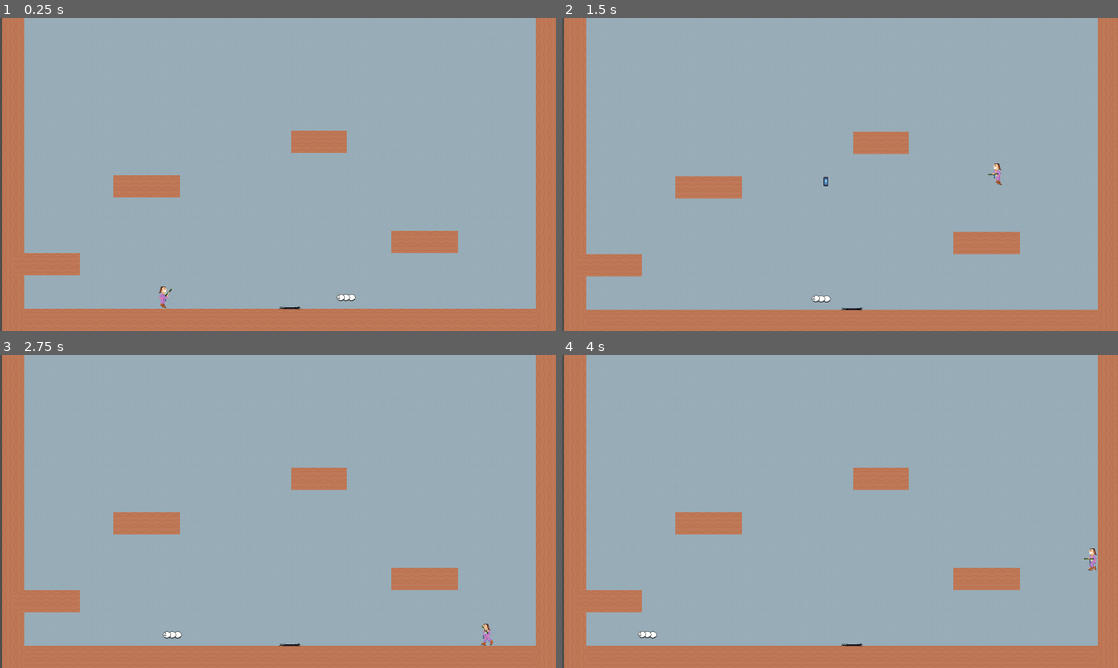
Above: before the commit, frames 1-4 (two rows, left to right).
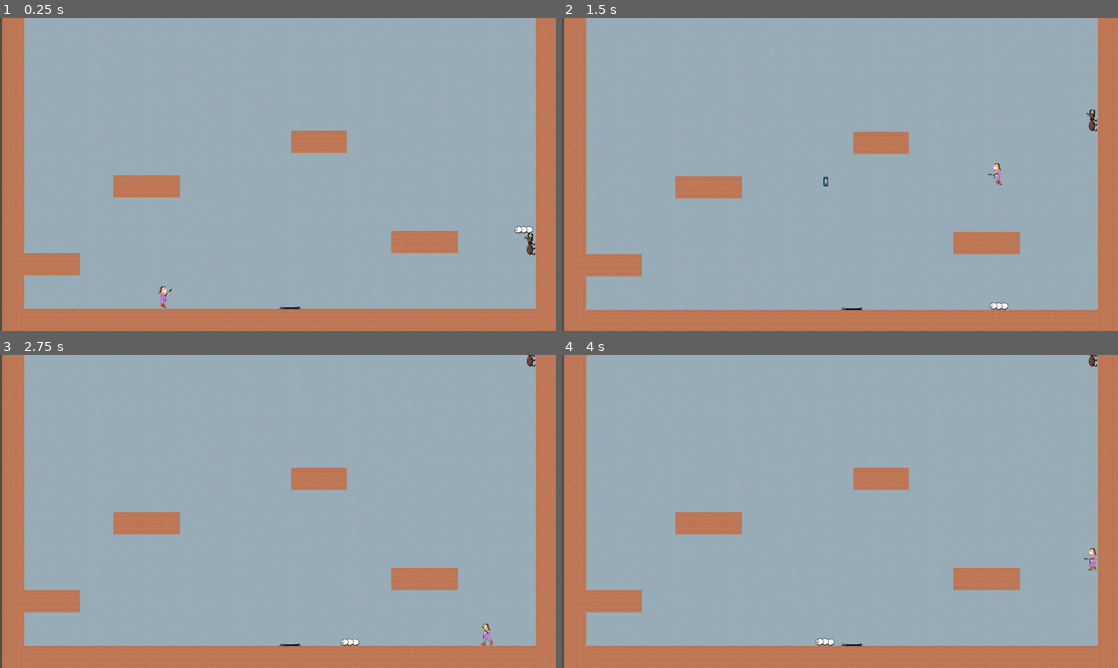
Above: after the commit, the same moments.

Repository: deruitda/ludum-dare-56
Game: Godot game, scene res://scenes/levels/termite_extermination_andrew.tscn
Same seed, same stepped clock (60 frames per second), same inputs: the game is played once before the commit and once after it. The engine's default icon, where the game draws it, is replaced by a stand-in: a white triangle on a blue panel in a dark square.
Inputs (mouse positions are in pixels of both pictures, inside the frame that each line leads up to):
- Up to frame 1 (0.25 s): no input
- Up to frame 2 (1.5 s): move the mouse to (962, 158) at 0.52 s; hold D (move_right) from 0.53 s (still down); click (962, 158) at 0.6 s; tap Space (jump) at 0.77 s; move the mouse to (728, 190) at 1.27 s; click (728, 190) at 1.35 s
- Up to frame 3 (2.75 s): tap Space (jump) at 1.52 s; move the mouse to (333, 442) at 2.02 s; release D (move_right) at 2.03 s; hold A (move_left) from 2.03 s (still down); click (333, 442) at 2.1 s
- Up to frame 4 (4 s): move the mouse to (812, 574) at 2.77 s; release A (move_left) at 2.78 s; hold D (move_right) from 2.78 s (still down); click (812, 574) at 2.85 s; tap Space (jump) at 3.02, 3.77 s; move the mouse to (1006, 558) at 3.52 s; click (1006, 558) at 3.6 s

The runs differ from the first frame. In frame 1, 0.2% of the frame differs, in the area x 60-97%, y 66-91%; in frame 2, 0.2%, in the area x 44-97%, y 29-94%; in frame 3, 0.2%; in frame 4, 0.2%.

Commit message:
soldier shit

Diff:
--- a/scenes/enemies/termite_larvae.gd
+++ b/scenes/enemies/termite_larvae.gd
@@ -1,13 +1,10 @@
 extends CharacterBody2D
 class_name TermiteLarvae
-
 
 @export var velocity_component: VelocityComponent
 @export var toggle_direction_timer: Timer
 @onready var enemy_walk_direction: Node = $EnemyWalkDirection
 @onready var animated_sprite_2d: AnimatedSprite2D = $AnimatedSprite2D
-
-
 
 func _ready() -> void:
 	set_current_direction()
@@ -28,6 +25,7 @@
 
 	if (is_on_wall() and is_on_floor()) || (is_on_wall() and is_on_ceiling()):
 		enemy_walk_direction.toggle_current_direction()
+		toggle_direction_timer.start()
 
 	if enemy_walk_direction.is_running():
 		velocity_component.apply_run(enemy_walk_direction.current_direction, delta)
--- a/scenes/enemies/termite_larvae.tscn
+++ b/scenes/enemies/termite_larvae.tscn
@@ -8,10 +8,10 @@
 [ext_resource type="PackedScene" uid="uid://w8btqivawm2i" path="res://scenes/entity_composition/enemy_walk_direction.tscn" id="7_nyc36"]
 
 [sub_resource type="RectangleShape2D" id="RectangleShape2D_bqby1"]
-size = Vector2(64, 64)
+size = Vector2(54, 21)
 
 [sub_resource type="RectangleShape2D" id="RectangleShape2D_rdvc8"]
-size = Vector2(64, 64)
+size = Vector2(54, 21)
 
 [sub_resource type="AtlasTexture" id="AtlasTexture_vi5to"]
 atlas = ExtResource("6_0w3vn")
@@ -80,6 +80,7 @@
 toggle_direction_timer = NodePath("EnemyWalkDirection/DefaultToggleDirectionTimer")
 
 [node name="CollisionShape2D" type="CollisionShape2D" parent="."]
+position = Vector2(-5, 0.5)
 shape = SubResource("RectangleShape2D_bqby1")
 
 [node name="HealthComponent" parent="." instance=ExtResource("1_38jc2")]
@@ -90,7 +91,7 @@
 health_component = NodePath("../HealthComponent")
 
 [node name="CollisionShape2D" type="CollisionShape2D" parent="HurtBox"]
-visible = false
+position = Vector2(-5, 0.5)
 shape = SubResource("RectangleShape2D_rdvc8")
 
 [node name="VelocityComponent" type="Node" parent="."]
--- a/scenes/enemies/termite_soldier.gd
+++ b/scenes/enemies/termite_soldier.gd
@@ -1,29 +1,50 @@
 extends CharacterBody2D
+class_name TermiteSoldier
 @onready var velocity_component: VelocityComponent = $VelocityComponent
-@onready var toggle_direction_timer: Timer = $ToggleDirectionTimer
+
 @onready var enemy_walk_direction: EnemyWalkDirection = $EnemyWalkDirection
+@onready var animated_sprite_2d: AnimatedSprite2D = $AnimatedSprite2D
+@onready var toggle_direction_timer: Timer = $EnemyWalkDirection/ToggleDirectionTimer
+
+func _ready() -> void:
+	enemy_walk_direction.set_current_direction(Vector2.UP)
+
+func _process(delta: float) -> void:
+	if enemy_walk_direction.current_direction == Vector2.ZERO:
+		set_current_direction()
+
+	elif enemy_walk_direction.current_direction == Vector2.UP:
+		rotation = deg_to_rad(-90)
+	elif enemy_walk_direction.current_direction == Vector2.DOWN:
+		rotation = deg_to_rad(90)
+
+# Called every frame. 'delta' is the elapsed time since the previous frame.
+func _physics_process(delta: float) -> void:
+	if is_on_wall() and (is_on_ceiling() || is_on_floor()):
+		enemy_walk_direction.toggle_current_direction()
+	elif is_on_wall():
+		velocity_component.apply_climb(enemy_walk_direction.current_direction, delta)
+	elif not is_on_wall():
+		var wall_direction = Vector2.RIGHT
+		if enemy_walk_direction.current_direction == Vector2.DOWN:
+			wall_direction = Vector2.LEFT
+		velocity_component.apply_run(wall_direction, delta)
+		print("tryna walk. wall normal: " + str(get_wall_normal()))
+	else:
+		print("NO")
+
+	velocity_component.do_character_move(self)
+
+	pass
+func set_current_direction() -> void:
+
+	enemy_walk_direction.current_direction = Vector2.UP
+	pass # Replace with function body.
+func _on_died() -> void:
+	queue_free()
 
 
-@export var start_direction: Vector2 = Vector2.UP
 
-
-@onready var current_direction: Vector2
-func _ready() -> void:
-	current_direction = start_direction
-
-func _physics_process(delta: float) -> void:
-	if is_on_wall():
-		velocity_component.apply_climb(enemy_walk_direction.current_direction, delta)
-	else:
-		velocity_component.apply_run(enemy_walk_direction.current_direction, delta)
-
-
-func toggle_current_direction() -> void:
-	if current_direction == Vector2.RIGHT:
-		current_direction = Vector2.LEFT
-	elif current_direction == Vector2.LEFT:
-		current_direction = Vector2.RIGHT
-	elif current_direction == Vector2.UP:
-		current_direction == Vector2.DOWN
-	elif current_direction == Vector2.DOWN:
-		current_direction == Vector2.UP
+func _on_toggle_direction_timer_timeout() -> void:
+	enemy_walk_direction.toggle_current_direction()
+	pass # Replace with function body.
--- a/scenes/enemies/termite_soldier.tscn
+++ b/scenes/enemies/termite_soldier.tscn
@@ -90,6 +90,7 @@
 
 [node name="VelocityComponent" type="Node" parent="."]
 script = ExtResource("5_oj13s")
+max_speed = 300.0
 
 [node name="EnemyWalkDirection" parent="." instance=ExtResource("6_l5wsd")]
 
--- a/scenes/entity_composition/enemy_walk_direction.gd
+++ b/scenes/entity_composition/enemy_walk_direction.gd
@@ -7,6 +7,7 @@
 @onready var is_on_wall: bool = false
 
 @onready var toggle_cooldown_timer: Timer = $ToggleCooldownTimer
+
 
 # Called when the node enters the scene tree for the first time.
 func _ready() -> void:
@@ -34,6 +35,7 @@
 	toggle_cooldown_timer.start()
 
 
+
 func set_current_direction(new_current_direction: Vector2) -> void:
 	current_direction = new_current_direction
 
--- a/scenes/levels/termite_extermination_andrew.tscn
+++ b/scenes/levels/termite_extermination_andrew.tscn
@@ -1,10 +1,11 @@
-[gd_scene load_steps=8 format=4 uid="uid://csqtrpv7g20vc"]
+[gd_scene load_steps=9 format=4 uid="uid://csqtrpv7g20vc"]
 
 [ext_resource type="PackedScene" uid="uid://ck6yxuie4bs3n" path="res://scenes/core/follow_cam.tscn" id="1_o2pw8"]
 [ext_resource type="PackedScene" uid="uid://cofh4isrtksv4" path="res://scenes/player/player.tscn" id="2_lvxv5"]
 [ext_resource type="Texture2D" uid="uid://cyfxjev184uv2" path="res://assets/sprites/tiles/tile-sprite-sheet.png" id="3_cxror"]
 [ext_resource type="PackedScene" uid="uid://c3g5a3xfhtd4p" path="res://scenes/enemies/termite_larvae_spawner.tscn" id="4_86hrt"]
 [ext_resource type="PackedScene" uid="uid://nuahsfm77qjp" path="res://scenes/enemies/termite_larvae.tscn" id="5_2jaao"]
+[ext_resource type="PackedScene" uid="uid://peddybhwcvq6" path="res://scenes/enemies/termite_soldier.tscn" id="6_0qe46"]
 
 [sub_resource type="TileSetAtlasSource" id="TileSetAtlasSource_08vl4"]
 texture = ExtResource("3_cxror")
@@ -55,4 +56,7 @@
 position = Vector2(828, -95)
 
 [node name="TermiteLarvae" parent="." instance=ExtResource("5_2jaao")]
-position = Vector2(1023, -97)
+position = Vector2(1504, -321)
+
+[node name="TermiteSoldier" parent="." instance=ExtResource("6_0qe46")]
+position = Vector2(1506, -238)
